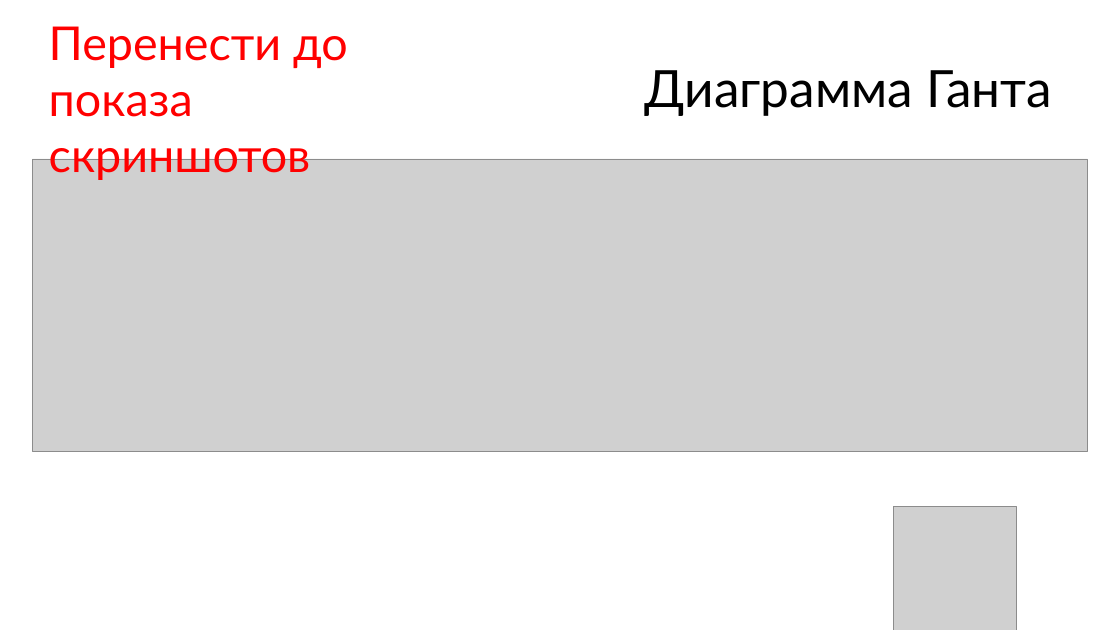
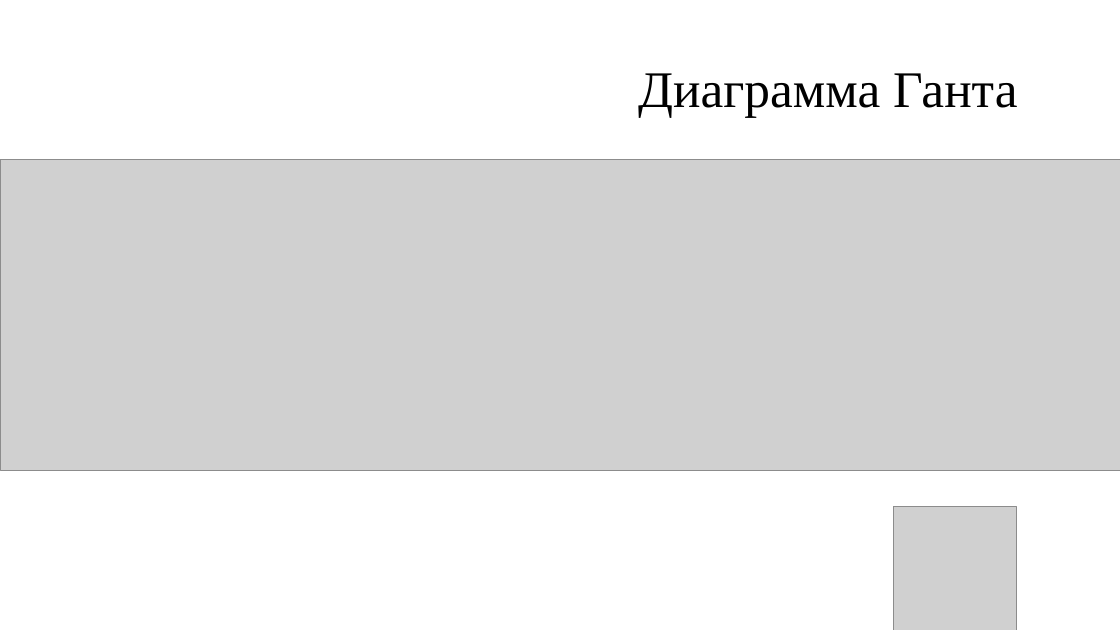
Before and after one commit to Danildanil228/diplomfiles, a slide deck: slide 14 of Презентация.pptx (slide 12 before the commit). Drawn at 1120x630 pixels with LibreOffice and Linux fonts; fonts in the diff are those of the drawing; grey boxes stand for pictures; background and template pictures are left out. Boxes give left, top, right and bottom in pixels: in the first picture for what was removed or moved away, otherwise in the second. Text is boxed around its words. In the diff, an @@ line names an element or a change of style, - is before the commit and + after.

```diff
--- a/Презентация.pptx
+++ b/Презентация.pptx
@@ text removed at <box>49,26,348,181</box> @@
-Перенести до показа скриншотов
@@ text "Диаграмма Ганта": place and size @@
-text "Диаграмма Ганта" at <box>645,70,1052,116</box>
+text "Диаграмма Ганта" at <box>638,73,1017,118</box>
@@ text "Диаграмма Ганта" at <box>638,73,1017,118</box>: font Lato to Times New Roman @@
@@ picture: place and size @@
-picture at <box>33,159,1088,451</box>
+picture at <box>0,160,1120,471</box>
```
Also in this commit, not shown: 12 other slides changed, 15 slides added, 12 slides removed.
